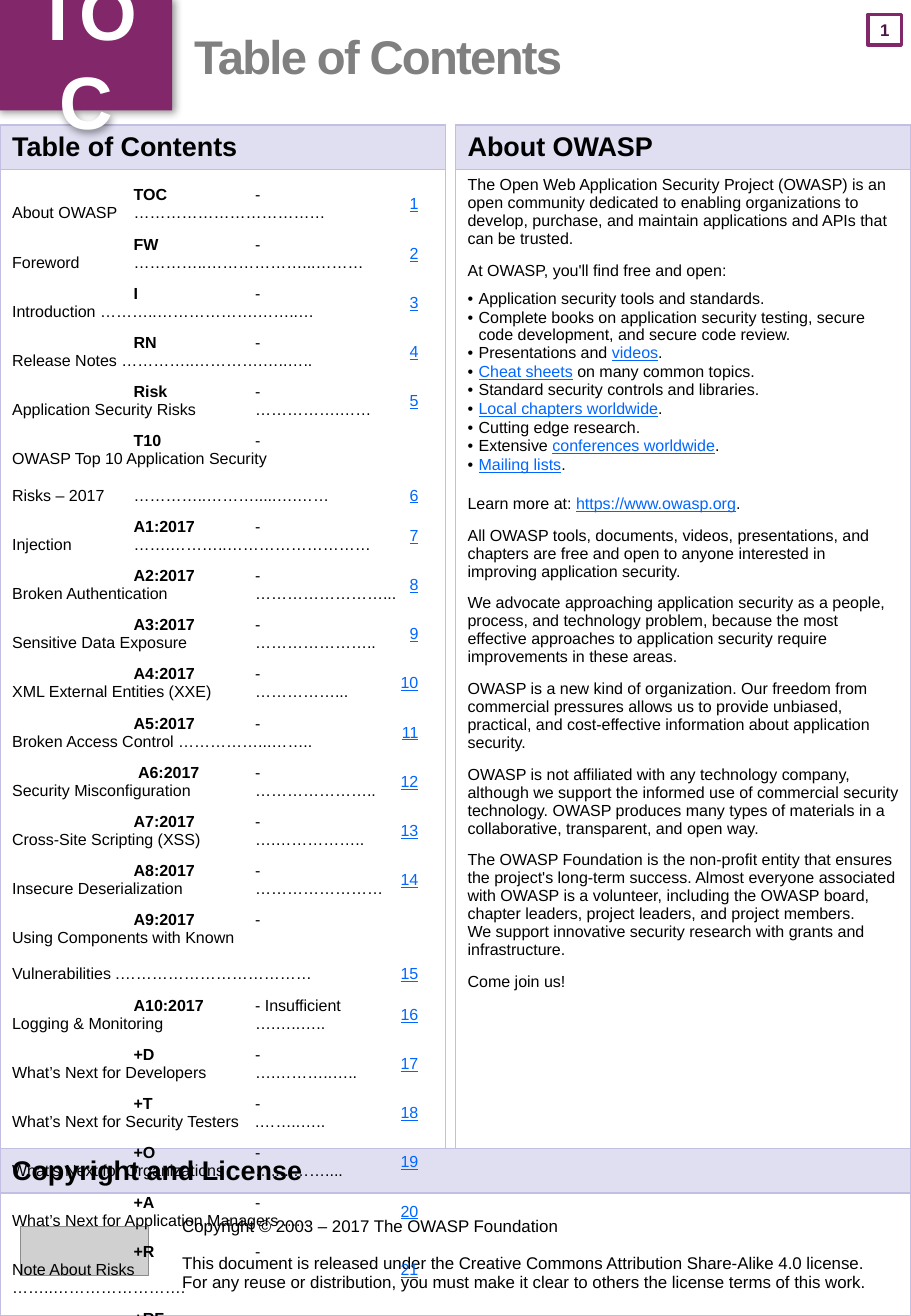
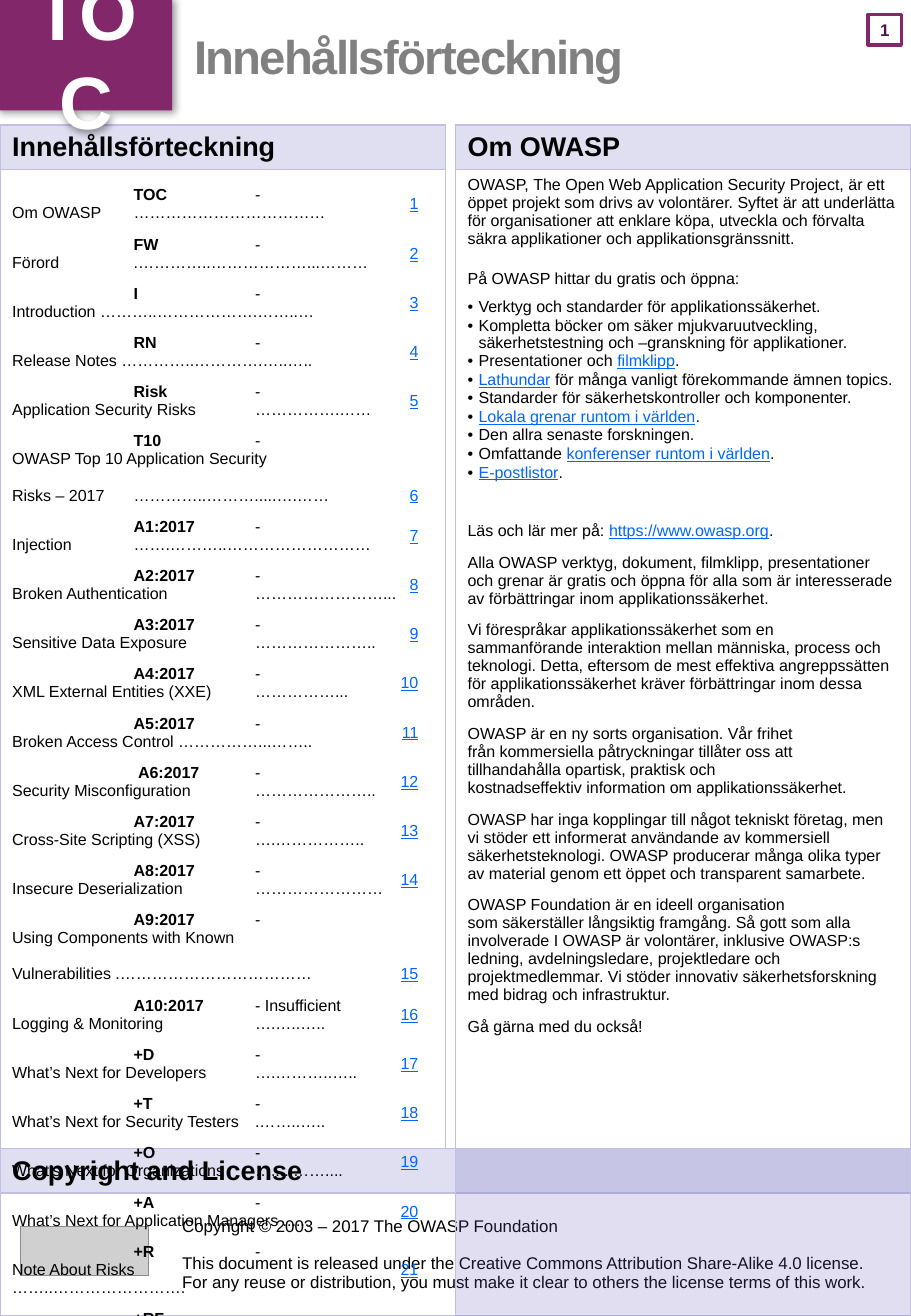
Before and after one commit to xl-sec/Top10, a slide deck: slide 2 of 2017/se/OWASP_Top10-2017_(se).pptx. Drawn at 911x1316 pixels with LibreOffice and Linux fonts; fonts in the diff are those of the drawing; grey boxes stand for pictures. Boxes give left, top, right and bottom in pixels: in the first picture for what was removed or moved away, otherwise in the second. Text is boxed around its words. In the diff, an @@ line names an element or a change of style, - is before the commit and + after.

```diff
--- a/2017/se/OWASP_Top10-2017_(se).pptx
+++ b/2017/se/OWASP_Top10-2017_(se).pptx
@@ title at [194, 37, 623, 84]: text changed @@
-Table of Contents
+Innehållsförteckning
@@ table at [0, 125, 446, 1148] @@
-row 1, column 1: Table of Contents
+row 1, column 1: Innehållsförteckning
@@ table at [456, 125, 911, 1316] @@
-row 1: About OWASP
-row 2: The Open Web Application Security Project (OWASP) is an open community dedicated to enabling organizations to develop, purchase, and maintain applications and APIs that can be trusted. / At OWASP, you'll find free and open: / Application security tools and standards. / Complete books on application security testing, secure code development, and secure code review. / Presentations and videos. / Cheat sheets on many common topics. / Standard security controls and libraries. / Local chapters worldwide. / Cutting edge research. / Extensive conferences worldwide. / Mailing lists. / Learn more at: https://www.owasp.org. / All OWASP tools, documents, videos, presentations, and chapters are free and open to anyone interested in improving application security. / We advocate approaching application security as a people, process, and technology problem, because the most effective approaches to application security require improvements in these areas. / OWASP is a new kind of organization. Our freedom from commercial pressures allows us to provide unbiased, practical, and cost-effective information about application security. / OWASP is not affiliated with any technology company, although we support the informed use of commercial security technology. OWASP produces many types of materials in a collaborative, transparent, and open way. / The OWASP Foundation is the non-profit entity that ensures the project's long-term success. Almost everyone associated with OWASP is a volunteer, including the OWASP board, chapter leaders, project leaders, and project members. We support innovative security research with grants and infrastructure. / Come join us!
+row 1: Om OWASP
+row 2: OWASP, The Open Web Application Security Project, är ett öppet projekt som drivs av volontärer. Syftet är att underlätta för organisationer att enklare köpa, utveckla och förvalta säkra applikationer och applikationsgränssnitt. / På OWASP hittar du gratis och öppna: / Verktyg och standarder för applikationssäkerhet. / Kompletta böcker om säker mjukvaruutveckling, säkerhetstestning och –granskning för applikationer. / Presentationer och filmklipp. / Lathundar för många vanligt förekommande ämnen topics. / Standarder för säkerhetskontroller och komponenter. / Lokala grenar runtom i världen. / Den allra senaste forskningen. / Omfattande konferenser runtom i världen. / E-postlistor. / Läs och lär mer på: https://www.owasp.org. / Alla OWASP verktyg, dokument, filmklipp, presentationer och grenar är gratis och öppna för alla som är interesserade av förbättringar inom applikationssäkerhet. / Vi förespråkar applikationssäkerhet som en sammanförande interaktion mellan människa, process och teknologi. Detta, eftersom de mest effektiva angreppssätten för applikationssäkerhet kräver förbättringar inom dessa områden. / OWASP är en ny sorts organisation. Vår frihet från kommersiella påtryckningar tillåter oss att tillhandahålla opartisk, praktisk och kostnadseffektiv information om applikationssäkerhet. / OWASP har inga kopplingar till något tekniskt företag, men vi stöder ett informerat användande av kommersiell säkerhetsteknologi. OWASP producerar många olika typer av material genom ett öppet och transparent samarbete. / OWASP Foundation är en ideell organisation som säkerställer långsiktig framgång. Så gott som alla involverade I OWASP är volontärer, inklusive OWASP:s ledning, avdelningsledare, projektledare och projektmedlemmar. Vi stöder innovativ säkerhetsforskning med bidrag och infrastruktur. / Gå gärna med du också!
+row 3: 
@@ table at [0, 180, 449, 1296] @@
-row 1, column 1: TOC - About OWASP ………………………………
+row 1, column 1: TOC - Om OWASP ………………………………
-row 2, column 1: FW - Foreword …………..………………...………
+row 2, column 1: FW - Förord .…………..………………...………
```
Also in this commit, not shown: 4 other slides changed.
